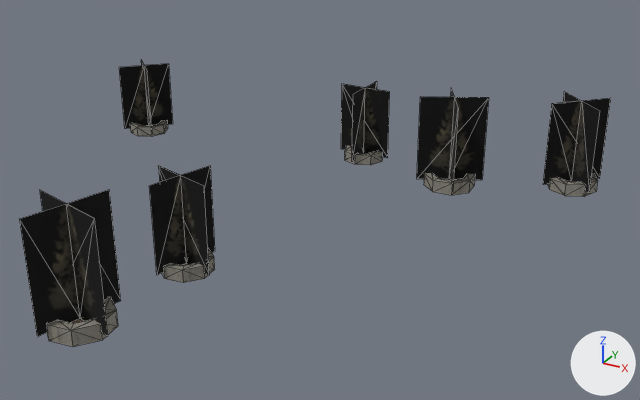
The OBJ model examples/vehicle-playground/res/models/urban/procgen-procpain-tree-park-pine-large-xm1zm2.obj as it was, and as the next commit left it.
Before and after are seen from a 50 mm lens placed at (44.7, -64.0, 39.0), pointed at (4.8, 8.4, 2.8). Lighting does not change. The marker at lower right points along +X, +Y and +Z. The older version comes first. Mesh edges are drawn as thin lines. Where no turn or scale is listed for an object, it has been applied to the vertices. Vertices at exactly the same position are counted once.

In view in the first picture: 'procgen-procpain-tree-park-pine-large-xm1zm2'.
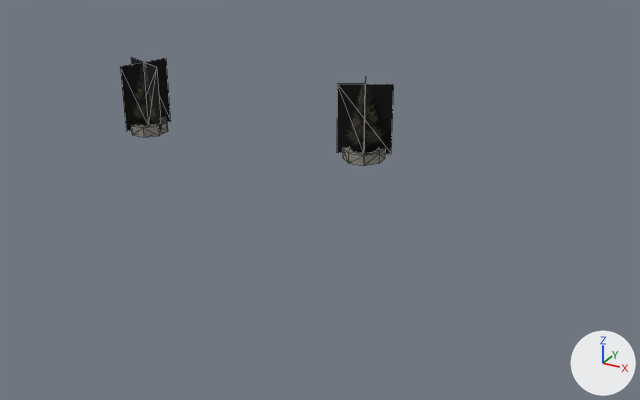
The change in detail:
me_procgen_procpain_tree_park_pine_large_xm1zm2 is used by ob_procgen_procpain_tree_park_pine_large_xm1zm2; location (0.0, 0.0, 0.0).
me_procgen_procpain_tree_park_pine_large_xm1zm2 had 252 vertices, 408 faces and spanned x -31.7..27.7, y -22.0..33.7, z 0.0..11.1.
me_procgen_procpain_tree_park_pine_large_xm1zm2 now has 84 vertices, 136 faces and spans x -32.3..3.3, y 20.2..30.9, z 0.0..9.4.
me_procgen_procpain_tree_park_pine_large_xm1zm2 part 1: the loose piece of 32 vertices spanning x -31.7..-26.8, y 20.8..25.7, z 0.0..1.2 is turned -157.9 degrees about the z axis through its middle and scaled by 1.05.
me_procgen_procpain_tree_park_pine_large_xm1zm2 part 2: the loose piece of 32 vertices spanning x -2.2..2.7, y 25.4..30.3, z 0.0..1.2 is turned 26.1 degrees about the z axis through its middle and scaled by 1.05.
me_procgen_procpain_tree_park_pine_large_xm1zm2 part 3: 8 loose pieces with 168 vertices, spanning x -6.8..27.7, y -22.0..33.7, z 0.0..11.1, are deleted.
Part 4, on me_procgen_procpain_tree_park_pine_large_xm1zm2:
9 vertices are removed from x -31.5..-27.0, y 21.0..25.5, z 0.6..8.9.
8 faces are deleted.
4 vertices are added at (-30.5, 20.2, 0.6), (-28.0, 26.3, 0.6), (-26.2, 22.0, 0.6), (-32.3, 24.5, 0.6).
5 new vertices lie (0.0, 0.0, 8.7) away from vertices in x -32.3..-26.2, y 20.2..26.3, z 0.6.
8 new faces join them, mat_treeb (picture img_treeb_png).
Part 5, on me_procgen_procpain_tree_park_pine_large_xm1zm2:
9 vertices are removed from x -2.9..3.5, y 24.7..31.1, z 0.6..8.9.
8 faces are deleted.
4 vertices are added at (-1.2, 30.9, 0.6), (1.7, 24.9, 0.6), (-2.7, 26.4, 0.6), (3.3, 29.3, 0.6).
5 new vertices lie (0.0, 0.0, 8.8) away from vertices in x -2.7..3.3, y 24.9..30.9, z 0.6.
8 new faces join them, mat_treeb (picture img_treeb_png).

Where the change shows, as pixel boxes [x1, y1, x2, y2] in the pictures (640 x 400 px; the box of a moved part takes in the faces that stretch with it):
'procgen-procpain-tree-park-pine-large-xm1zm2', reshaped (54% narrower, 62% shorter)
    before: [20, 60, 611, 346]
    after: [120, 57, 394, 166]
part 1 of me_procgen_procpain_tree_park_pine_large_xm1zm2, moved or reshaped
    before: [130, 120, 168, 137]
    after: [131, 118, 168, 137]
part 2 of me_procgen_procpain_tree_park_pine_large_xm1zm2, moved or reshaped
    before: [345, 145, 382, 165]
    after: [343, 148, 385, 166]
part 3 of me_procgen_procpain_tree_park_pine_large_xm1zm2, deleted
    before: [20, 88, 611, 346]
part 4 of me_procgen_procpain_tree_park_pine_large_xm1zm2, moved or reshaped
    before: [119, 60, 173, 132]
    after: [120, 57, 171, 132]
part 5 of me_procgen_procpain_tree_park_pine_large_xm1zm2, moved or reshaped
    before: [341, 81, 390, 161]
    after: [337, 84, 394, 154]
